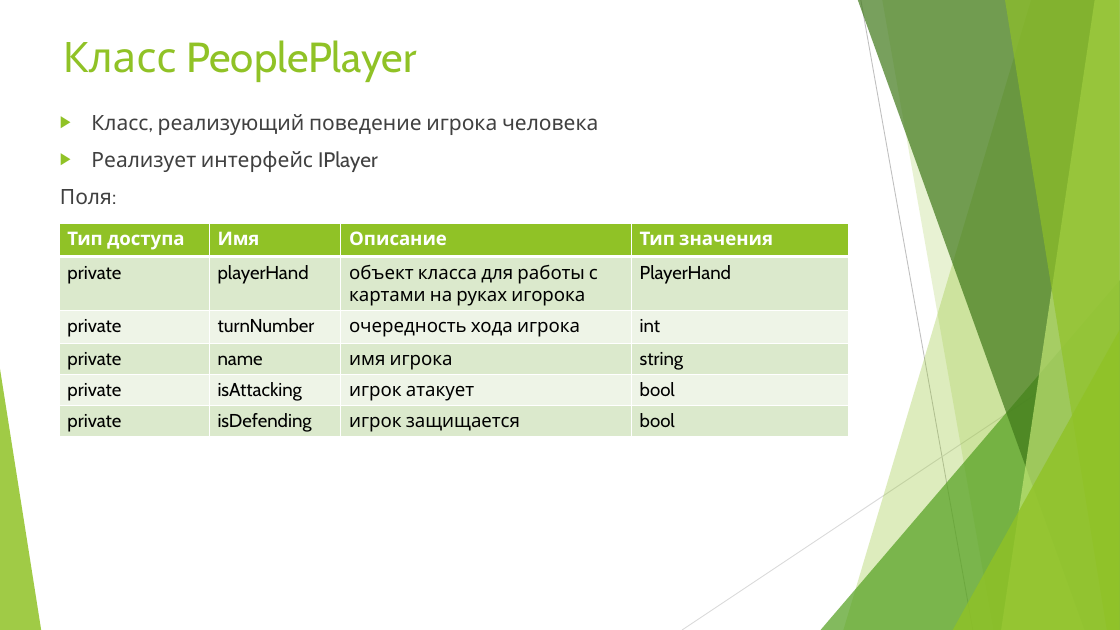
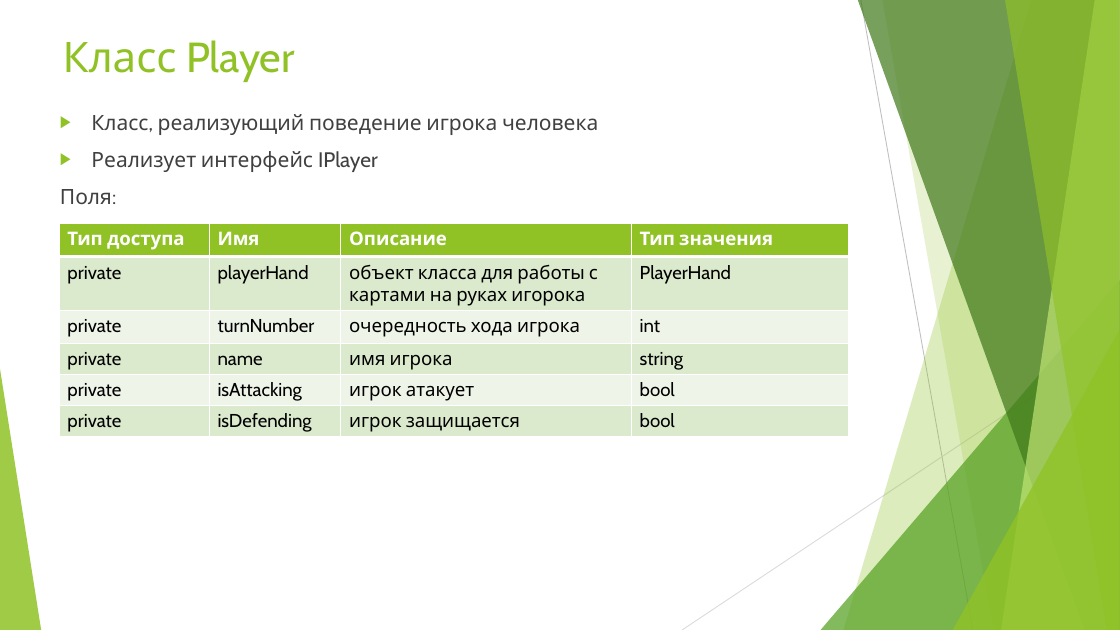
Before and after one commit to Stebusha/TheFool, a slide deck: slide 10 of Docs/Учебный проект по ООП.pptx. Drawn at 1120x630 pixels with LibreOffice and Linux fonts; fonts in the diff are those of the drawing. Boxes give left, top, right and bottom in pixels: in the first picture for what was removed or moved away, otherwise in the second. Text is boxed around its words. In the diff, an @@ line names an element or a change of style, - is before the commit and + after.

```diff
--- a/Docs/Учебный проект по ООП.pptx
+++ b/Docs/Учебный проект по ООП.pptx
@@ title at (63, 40, 295, 82): text changed @@
-Класс PeoplePlayer
+Класс Player
```
Also in this commit, not shown: 1 other slide changed, 2 slides added, 1 slide removed, 2 other files.
